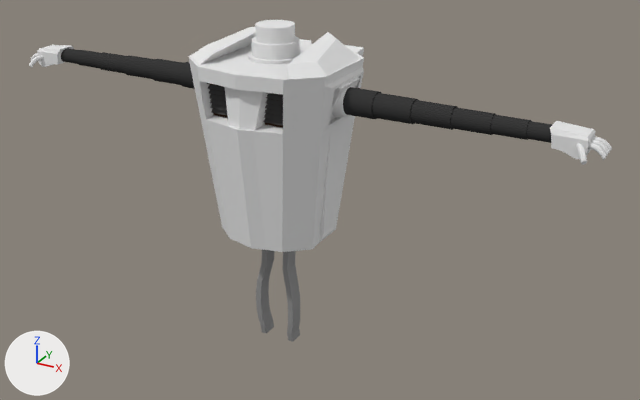
One commit to the Blender file BlendFiles/Robot/Robot3_TPose.blend: the scene before it, then after it.
The view is the same before and after, from a 50 mm lens placed at (5.77, -9.34, 6.86), pointed at (0.52, 0.21, 2.09). Lighting does not change. The marker at lower left points along +X, +Y and +Z.

The first picture shows 'Arms', 'Axels', 'Chassi', 'HandMesh', 'HandMesh2'.
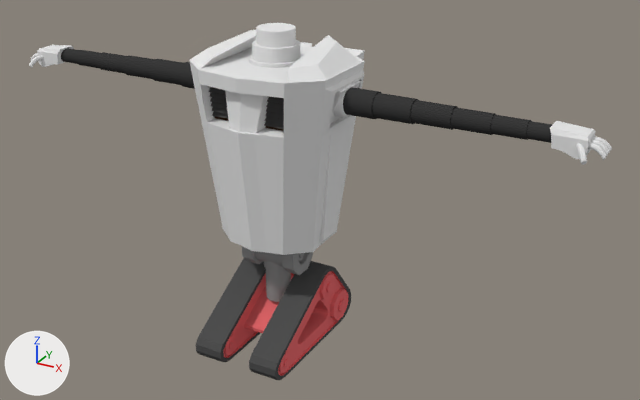
Where the newer file only moved an object's origin or applied its transform, the numbers keep the older frame.

The change in detail:
Material 'BandMat' (mat_bandmat) is new.
Its base color is (0.08, 0.08, 0.08) (dark grey #505050).
Material 'BandWheelMetal' (mat_bandwheelmetal) is new.
Its base color is (0.8, 0.149, 0.158) (red #e76c6f).
me_cube is used by ob_chassi; location (0.0, 0.01, 0.0); rotation (-0.00223, -0.000355, 0.000879), in degrees (-0.1, 0, 0.1).
me_cube had 532 vertices, 423 faces and spanned x -1.06..1.06, y -0.95..1.12, z 1.64..4.44.
me_cube now has 564 vertices, 456 faces and spans x -1.06..1.06, y -0.92..1.15, z 1.51..4.4.
me_cube part 1: the loose piece of 192 vertices spanning x -0.35..0.35, y -0.37..0.33, z 4.0..4.44 is moved by (0.0, 0.03, -0.04).
me_cube part 2: the loose piece of 340 vertices spanning x -1.06..1.06, y -0.95..1.12, z 1.64..4.28 is rebuilt with 372 vertices and now spans x -1.06..1.06, y -0.92..1.15, z 1.51..4.23.
me_cube_001 is used by ob_axels; location (0.0, 0.0, 0.0); rotation (-0.00997, -0.00157, 0.00393), in degrees (-0.6, -0.1, 0.2).
me_cube_001 had 104 vertices, 100 faces and spanned x -0.3..0.3, y -0.19..0.1, z -0.04..2.27.
me_cube_001 now has 356 vertices, 293 faces and spans x -0.41..0.41, y -0.33..0.22, z 0.61..1.64.
me_cube_001 part 3: 104 vertices removed from x -0.3..0.3, y -0.19..0.1, z -0.04..2.27; 356 vertices added at x -0.41..0.41, y -0.33..0.22, z 0.61..1.64.
Mesh me_cube_002 is new.
It has 688 vertices, 625 faces and spans x -1.85..1.85, y -3.18..2.59, z 0.01..2.85.
Faces by material slot: [511, 114].
It uses material mat_bandwheelmetal (red #e76c6f).
It uses material mat_bandmat (dark grey #505050).
Object 'Chassi' (ob_chassi) turns from (-0.1, 0, 0.1) to (0, 0, 0) degrees about x, y and z.
Object 'Chassi' (ob_chassi) moves from (0.0, 0.01, 0.0) to (0.0, 0.0, 0.0).
Object 'BandWheel' (ob_bandwheel) is new; it shows me_cube_002.
Its location is (0.0, 0.0, 0.0).
Its scale is (0.374, 0.374, 0.374).

Pixel boxes [x1, y1, x2, y2] of what changed, in the pictures (640 x 400 px; the box of a moved part takes in the faces that stretch with it):
'Chassi', reshaped, moved, turned: before [188, 20, 364, 252]; after [189, 23, 365, 255]
'BandWheel', added: after [196, 258, 351, 380]
    faces in mat_bandmat (dark grey #505050): [196, 258, 351, 380]
    faces in mat_bandwheelmetal (red #e76c6f): [223, 271, 348, 376]
'Axels', reshaped: before [256, 249, 300, 342]; after [242, 246, 313, 302]
part 1 of me_cube, moved or reshaped: before [248, 20, 302, 64]; after [249, 23, 303, 68]
part 2 of me_cube, rebuilt: before [188, 27, 364, 252]; after [189, 30, 365, 255]
